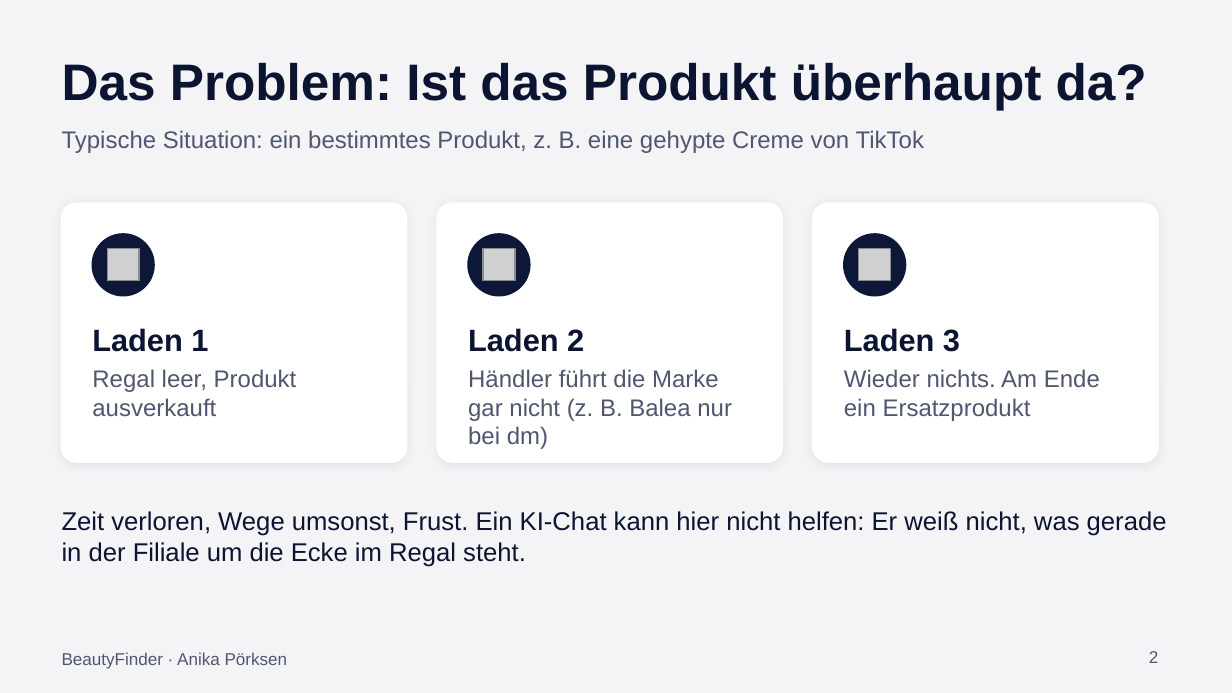
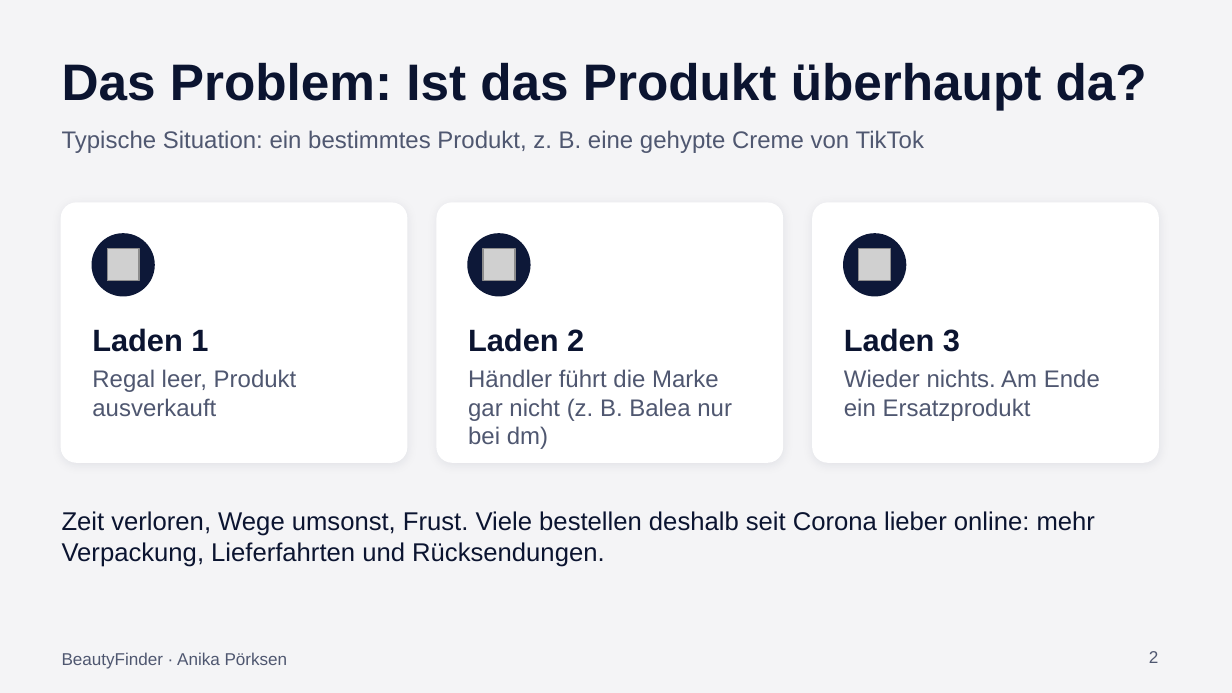
Before and after one commit to anikaprksn/Digitale-WElten, a slide deck: slide 2 of abgabe/Praesentation_BeautyFinder.pptx. Drawn at 1232x693 pixels with LibreOffice and Linux fonts; fonts in the diff are those of the drawing; grey boxes stand for pictures. Boxes give left, top, right and bottom in pixels: in the first picture for what was removed or moved away, otherwise in the second. Text is boxed around its words. In the diff, an @@ line names an element or a change of style, - is before the commit and + after.

```diff
--- a/abgabe/Praesentation_BeautyFinder.pptx
+++ b/abgabe/Praesentation_BeautyFinder.pptx
@@ text at [62, 511, 1095, 567]: text changed @@
-Zeit verloren, Wege umsonst, Frust. Ein KI-Chat kann hier nicht helfen: Er weiß nicht, was gerade in der Filiale um die Ecke im Regal steht.
+Zeit verloren, Wege umsonst, Frust. Viele bestellen deshalb seit Corona lieber online: mehr Verpackung, Lieferfahrten und Rücksendungen.
```
Also in this commit, not shown: 1 other slide changed, 4 other files.
